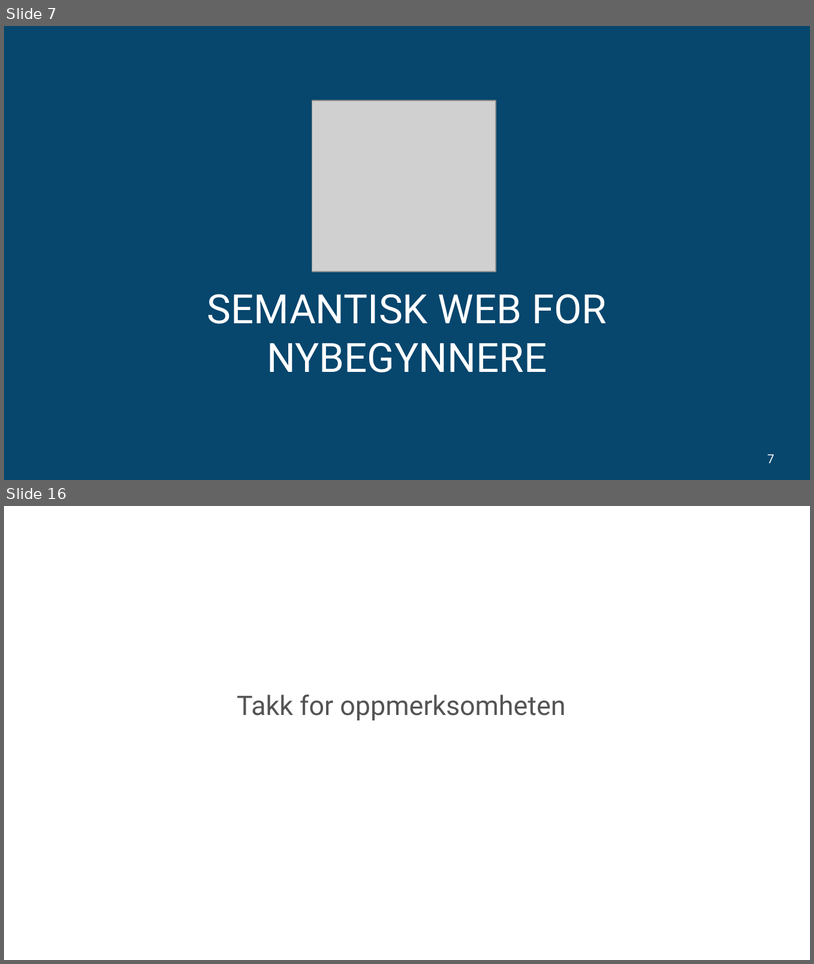
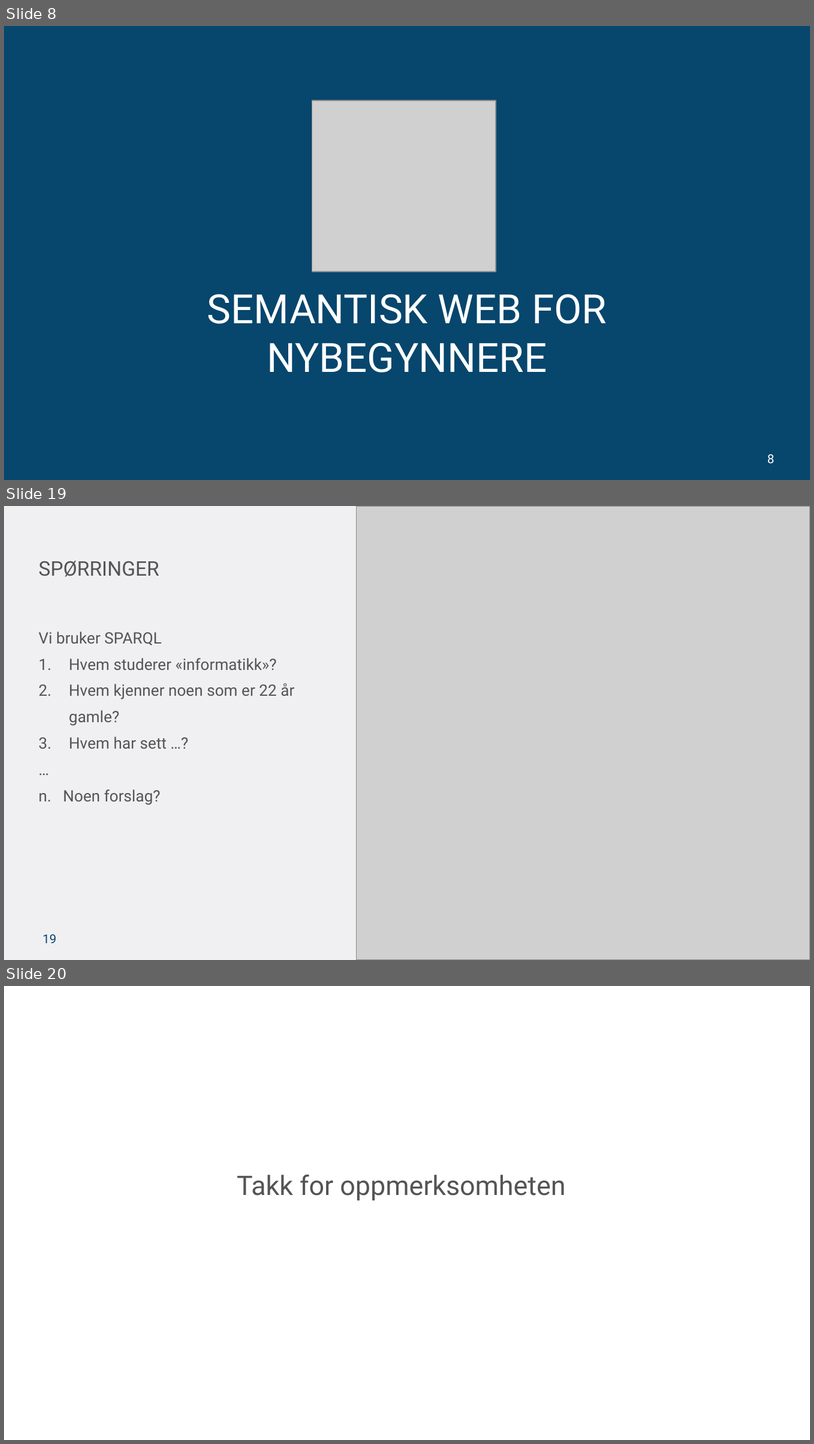
Before and after one commit to ttessem/SemWebKurs, a slide deck: SemWebKursUiB.pptx. Shown one above the other, each under a label of ours: slides 7 and 16 before the commit, slides 8, 19 and 20 after it; the slides between them are not shown. The pictures are 814x964 and 814x1444 pixels, drawn with LibreOffice and Linux fonts; fonts in the diff are those of the drawing; grey boxes stand for pictures; background and template pictures are left out. Boxes give left, top, right and bottom in pixels: in the first picture for what was removed or moved away, otherwise in the second. Text is boxed around its words. In the diff, an @@ line names an element or a change of style, - is before the commit and + after.

Commit message:
Forsatt på slides og lagt til noen bilder

```diff
--- a/SemWebKursUiB.pptx
+++ b/SemWebKursUiB.pptx
@@ slide 19 added at <box>4,506,810,960</box>, background #F0F0F2 @@
@@ picture added at <box>356,506,810,960</box> @@
@@ title added at <box>39,561,159,577</box>, 18 pt, text #545454 @@
+SPØRRINGER
@@ text added at <box>39,631,294,805</box>, 14 pt, text #545454 @@
+Vi bruker SPARQL
+1. Hvem studerer «informatikk»?
+2. Hvem kjenner noen som er 22 år gamle?
+3. Hvem har sett …?
+…
+n. Noen forslag?
@@ page number added at <box>42,934,56,943</box>, 11 pt, text #07466D @@
+19
@@ what was slide 7 is now slide 8 @@
@@ page number at <box>768,454,775,463</box>: text changed @@
-7
+8
@@ what was slide 16 is now slide 20 @@
```
Also in this commit, not shown: 1 slide changed, 14 other slides added, 11 slides removed, 13 other files.
